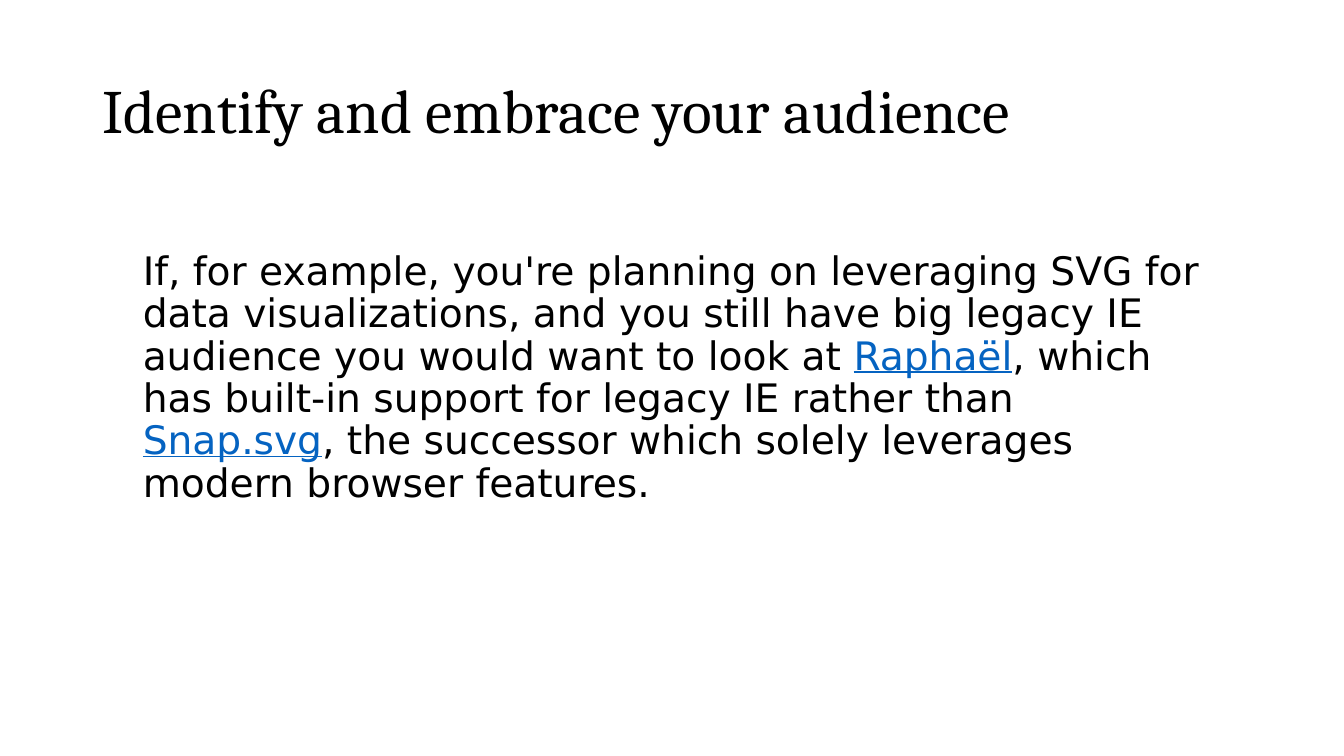
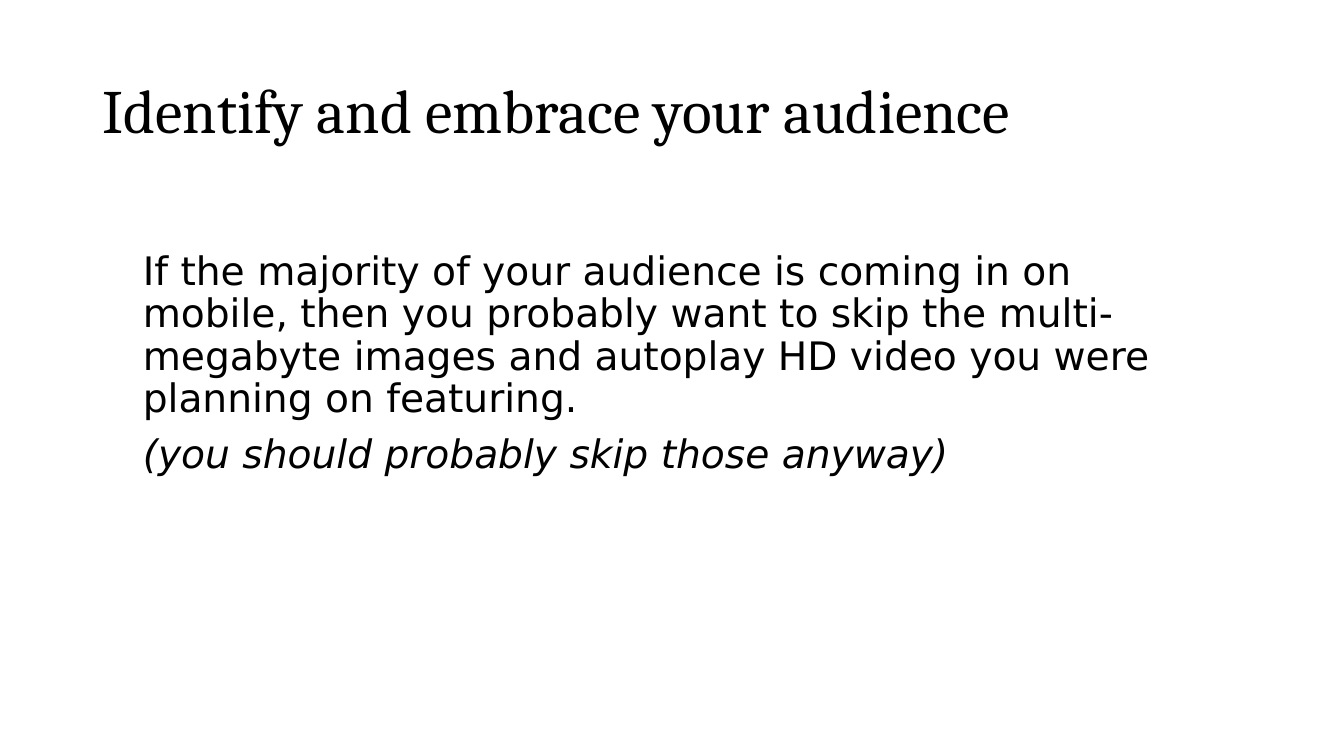
Before and after one commit to roblarsen/rob-larsen-presentations, a slide deck: slide 22 of wild-world-web.pptx (slide 21 before the commit). Drawn at 1344x756 pixels with LibreOffice and Linux fonts; fonts in the diff are those of the drawing; background and template pictures are left out. Boxes give left, top, right and bottom in pixels: in the first picture for what was removed or moved away, otherwise in the second. Text is boxed around its words. In the diff, an @@ line names an element or a change of style, - is before the commit and + after.

```diff
--- a/wild-world-web.pptx
+++ b/wild-world-web.pptx
@@ text at box(143, 255, 1149, 476): text changed @@
-If, for example, you're planning on leveraging SVG for data visualizations, and you still have big legacy IE audience you would want to look at Raphaël, which has built-in support for legacy IE rather than Snap.svg, the successor which solely leverages modern browser features.
+If the majority of your audience is coming in on mobile, then you probably want to skip the multi-megabyte images and autoplay HD video you were planning on featuring.
+(you should probably skip those anyway)
```
Also in this commit, not shown: 7 other slides changed, 6 slides added, 2 slides removed.
